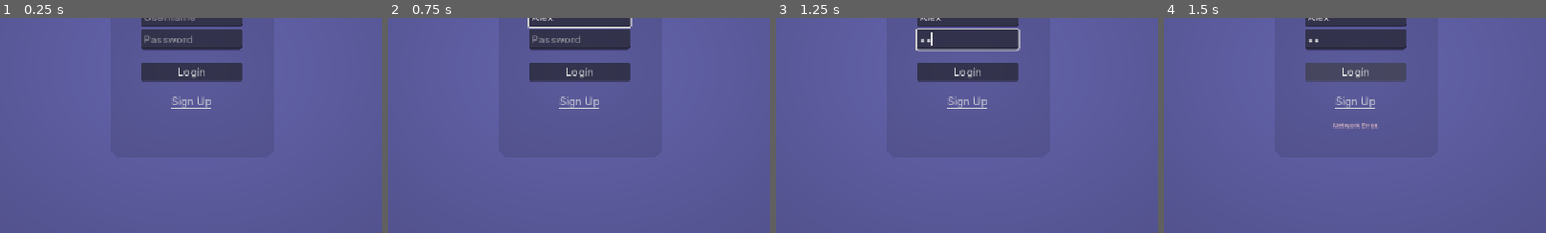
Above: before the commit, frames 1-4 (left to right).
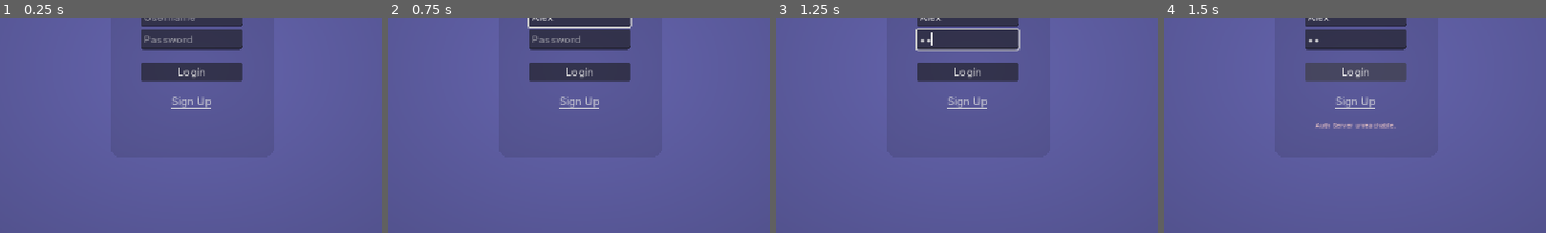
Above: after the commit, the same moments.

Repository: clride/Pernu
Game: Godot game, scene res://UI/login.tscn
The game is run twice, just before and just after one commit, with the same random seed, the same clock (stepped at 60 frames per second) and the same inputs.
Inputs (mouse positions are % of the whole screen's width and height, from its top left):
- Up to frame 1 (0.25 s): no input
- Up to frame 2 (0.75 s): click (50, 38) at 0.52 s; type "Alex" at 0.6 s
- Up to frame 3 (1.25 s): click (50, 43) at 0.75 s; type "12" at 0.83 s
- Up to frame 4 (1.5 s): click "Login" at 1.25 s
The pictures show only the part of the screen within x 25-75%, y 38-88%; the shares and areas given below are measured in that part.

Frames 1-3 are identical in both runs. In frame 4, 0.3% of the frame differs, in the area x 39-61%, y 48-52%.

Commit message:
Basic Authentication System for Chats
- Users now need to be logged in to chat

Diff:
--- a/app/Src/chatclient.gd
+++ b/app/Src/chatclient.gd
@@ -9,14 +9,27 @@
 	if json == null:
 		return
 
-	var message = json.text
 	var type = json.type
-	var user = json.user
-	chat_controller.append_message(user, message, user == Config.username)
+
+	if type == "message":
+		var message = json.text
+		var user = json.user
+		chat_controller.append_message(user, message, user == Config.username)
+	if type == "auth":
+		var status = json.status
+		if status == "failure":
+			get_tree().change_scene_to_file("res://UI/login.tscn")
 
 func send_message(data: String):
 	send_json({
 		"type": "message",
-		"user": Config.username,
+		#"user": Config.username,
 		"text": data
 		})
+
+func on_connect_send_auth():
+	send_json({"type": "auth", "username": Config.username, "password": Config.password})
+
+func _ready():
+	initialize()
+	connected.connect(on_connect_send_auth)
--- a/app/Src/socket_client.gd
+++ b/app/Src/socket_client.gd
@@ -11,6 +11,7 @@
 signal message_received(data: Variant)
 
 @export var endpoint: String = Config.SOCKET_URL
+var is_connected: bool = false
 
 # Our WebSocketClient instance.
 var socket = WebSocketPeer.new()
@@ -19,13 +20,14 @@
 func send_json(data: Variant):
 	socket.send_text(JSON.stringify(data))
 
-func _ready():
+func initialize():
+	print("[SocketClient] Running Ready!")
 	# Initiate connection to the given URL.
 	var err = socket.connect_to_url(endpoint)
 	if err == OK:
-		print("Connecting to %s..." % endpoint)
+		print("[SocketClient] Connecting to %s..." % endpoint)
 	else:
-		push_error("Unable to connect.")
+		push_error("[SocketClient] Unable to connect.")
 		set_process(false)
 
 func _on_string_packet(data: String):
@@ -45,6 +47,7 @@
 	# `WebSocketPeer.STATE_OPEN` means the socket is connected and ready
 	# to send and receive data.
 	if state == WebSocketPeer.STATE_OPEN:
+		is_connected = true
 		if last_state == WebSocketPeer.STATE_CLOSED:
 			connected.emit()
 
@@ -52,11 +55,11 @@
 			var packet = socket.get_packet()
 			if socket.was_string_packet():
 				var packet_text = packet.get_string_from_utf8()
-				print("< Got text data from server: %s" % packet_text)
+				print("[SocketClient] Got text data from server: %s" % packet_text)
 				message_received.emit(packet_text)
 				_on_string_packet(packet_text)
 			else:
-				print("< Got binary data from server: %d bytes" % packet.size())
+				print("[SocketClient] Got binary data from server: %d bytes" % packet.size())
 				message_received.emit(packet)
 	# `WebSocketPeer.STATE_CLOSING` means the socket is closing.
 	# It is important to keep polling for a clean close.
@@ -67,7 +70,11 @@
 	# It is now safe to stop polling.
 	elif state == WebSocketPeer.STATE_CLOSED:
 		# The code will be `-1` if the disconnection was not properly notified by the remote peer.
+		is_connected = false
 		disconnected.emit()
 		var code = socket.get_close_code()
-		print("WebSocket closed with code: %d. Clean: %s" % [code, code != -1])
+		print("[SocketClient] WebSocket closed with code: %d. Clean: %s" % [code, code != -1])
 		set_process(false) # Stop processing.
+
+func _ready() -> void:
+	initialize()
--- a/app/UI/Login/login.gd
+++ b/app/UI/Login/login.gd
@@ -34,7 +34,7 @@
 
 	if not result or result[0] == 0:
 		print("[LOGIN] An error occurred in the HTTP request.")
-		show_info("Network Error.", true)
+		show_info("Auth Server unreachable.", true)
 		return
 
 	var status_code = result[0]
Not shown, changed: backend/ws-socket.py
